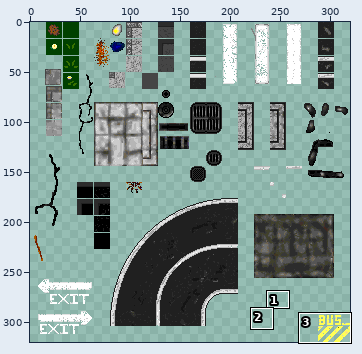
A sprite sheet gets an edit: Assets/Graph/images/sol_urbain.png. Above: a wide view before the commit, with the close-up outlined.
Close-up. First the earlier version:
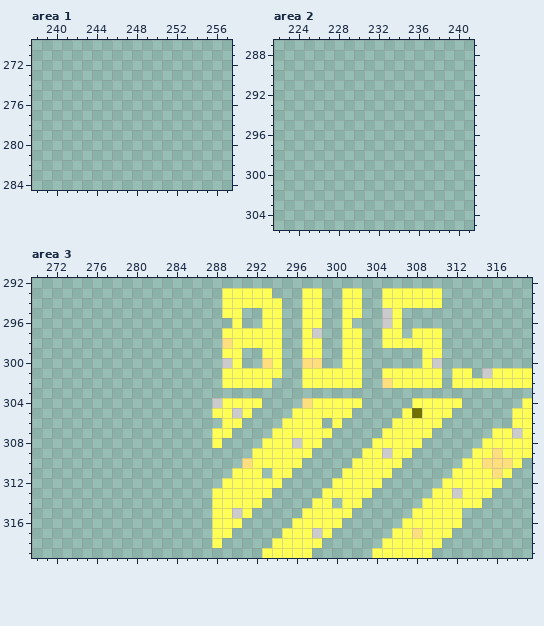
The file is 320x320 pixels. Colours within 5 levels of each other are drawn and written as one. Shown: area 1: x 238..257, y 270..284; area 2: x 222..241, y 287..305; area 3: x 270..319, y 292..319. The commit also changed other parts of the picture, which this record leaves out.
The same view after the edit:
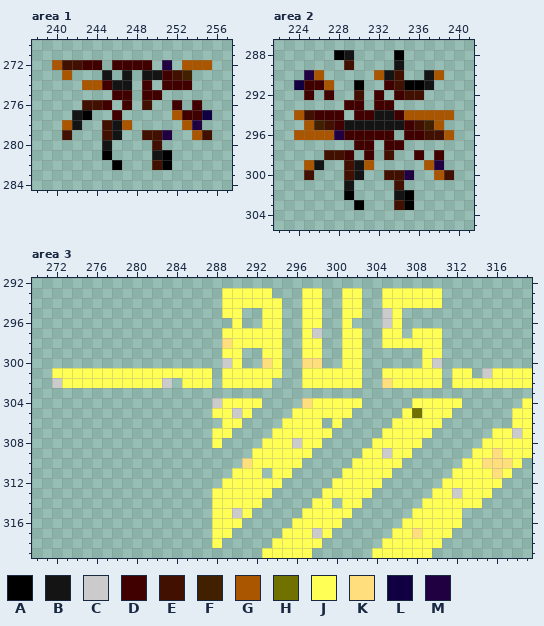
Palette (. is transparent): A #000000  B #141414  C #cbcbcb  D #410000  E #411000  F #412000  G #aa5500  H #717100  J #ffff55  K #ffdf7d  L #100041  M #200041
Changes in this commit:
--- area 1
@@ x 238..257 @@
 271 ....................
-272 ....................
-273 ....................
-274 ....................
-275 ....................
-276 ....................
-277 ....................
-278 ....................
-279 ....................
-280 ....................
-281 ....................
-282 ....................
+272 ..GEEDD.DDDD.M.GGG..
+273 ...G...B.B.BBDEF....
+274 .....GGDBB.D.DDD....
+275 ........DD.DD.......
+276 .....EED.D.E..D.D...
+277 ....BA..D.....GDDL..
+278 ...GB..EBG.....GM...
+279 ...E...EB..EEM..GE..
+280 .......B....E.......
+281 .......A....BA......
+282 ........A...EA......
 283 ....................
--- area 2
@@ x 222..241 @@
 287 ....................
-288 ....................
-289 ....................
-290 ....................
-291 ....................
-292 ....................
-293 ....................
-294 ....................
-295 ....................
-296 ....................
-297 ....................
-298 ....................
-299 ....................
-300 ....................
-301 ....................
-302 ....................
-303 ....................
+288 ......AB....A.......
+289 .......E....B.......
+290 ...MG.....GBE..BG...
+291 ..LDDG..A..DEAAB....
+292 ...D.D..E.D.DEE.....
+293 .......DD.DD........
+294 ..GEDDD.DDBBDGGGGG..
+295 ...GFEDBBBBBBDEFG...
+296 ..GGGGMDDDDD.DDEEG..
+297 ........DD.DD.......
+298 .....EED.D.E..D.D...
+299 ...GB..EBG.....GM...
+300 ...E...EB..EEM..GE..
+301 .......B....E.......
+302 .......A....BA......
+303 ........A...EA......
 304 ....................
--- area 3
@@ x 270..289 @@
 300 ...................C
-301 ...................J
-302 ...................J
+301 ..JJJJJJJJJJJJJJJJ.J
+302 ..CJJJJJJJJJJC.JJJ.J
 303 ....................
Changed places in both close-ups, as pixel boxes (x1, y1, x2, y2):
added: (52, 60, 212, 170)
added: (294, 50, 454, 210)
added: (52, 368, 212, 388)
